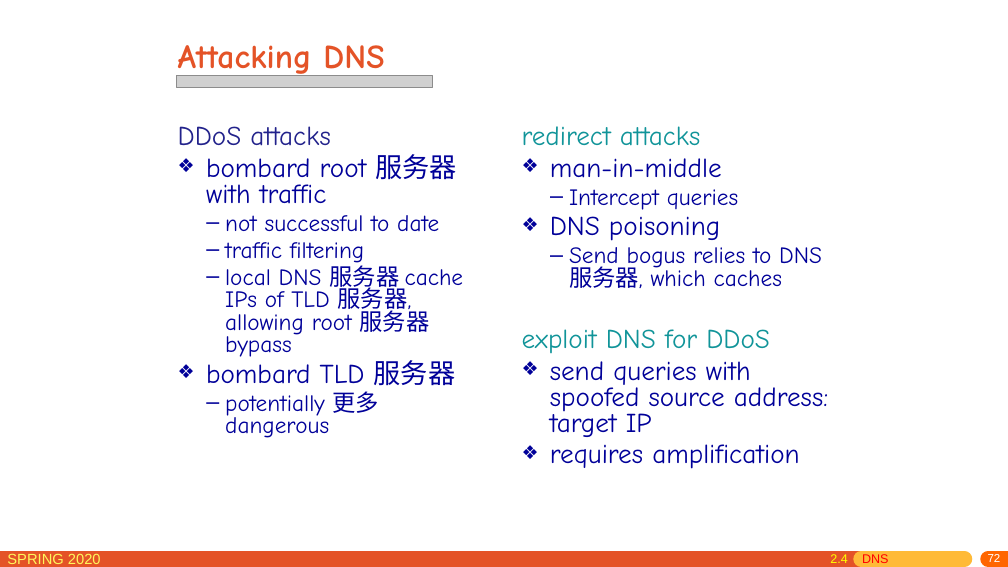
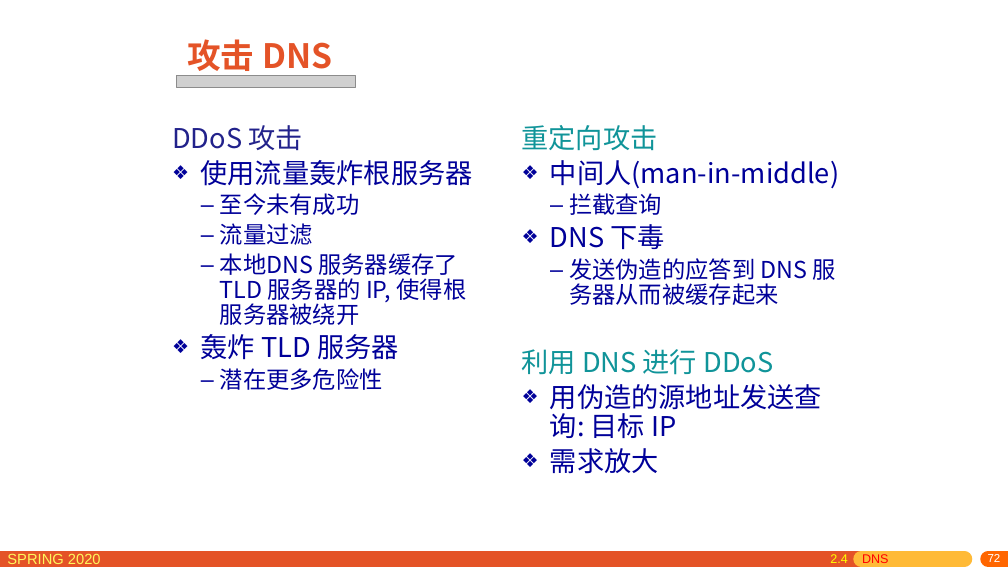
Before and after one commit to network-distributed/presentations, a slide deck: slide 72 of chapter2_cn.pptx. Drawn at 1008x567 pixels with LibreOffice and Linux fonts; fonts in the diff are those of the drawing; grey boxes stand for pictures. Boxes give left, top, right and bottom in pixels: in the first picture for what was removed or moved away, otherwise in the second. Text is boxed around its words. In the diff, an @@ line names an element or a change of style, - is before the commit and + after.

```diff
--- a/chapter2_cn.pptx
+++ b/chapter2_cn.pptx
@@ title at [187, 39, 332, 77]: text changed; font Comic Neue to Noto Sans CJK SC @@
-Attacking DNS
+攻击 DNS
@@ picture: place and size @@
-picture at [176, 76, 433, 87]
+picture at [176, 76, 355, 87]
@@ text at [172, 125, 473, 390]: text changed; font Comic Neue to Noto Sans CJK SC @@
-DDoS attacks
-❖ bombard root 服务器 with traffic
-  – not successful to date
-  – traffic filtering
-  – local DNS 服务器 cache IPs of TLD 服务器, allowing root 服务器 bypass
-❖ bombard TLD 服务器
-  – potentially 更多 dangerous
+DDoS 攻击
+❖ 使用流量轰炸根服务器
+  – 至今未有成功
+  – 流量过滤
+  – 本地DNS 服务器缓存了TLD 服务器的 IP, 使得根 服务器被绕开
+❖ 轰炸 TLD 服务器
+  – 潜在更多危险性
@@ text at [522, 125, 839, 474]: text changed; font Comic Neue to Noto Sans CJK SC @@
-redirect attacks
-❖ man-in-middle
-  – Intercept queries
-❖ DNS poisoning
-  – Send bogus relies to DNS 服务器, which caches
-exploit DNS for DDoS
-❖ send queries with spoofed source address: target IP
-❖ requires amplification
+重定向攻击
+❖ 中间人(man-in-middle)
+  – 拦截查询
+❖ DNS 下毒
+  – 发送伪造的应答到 DNS 服务器从而被缓存起来
+利用 DNS 进行 DDoS
+❖ 用伪造的源地址发送查询: 目标 IP
+❖ 需求放大
```
Also in this commit, not shown: 32 other slides changed, 4 slides added, 3 slides removed, 1 other file.
